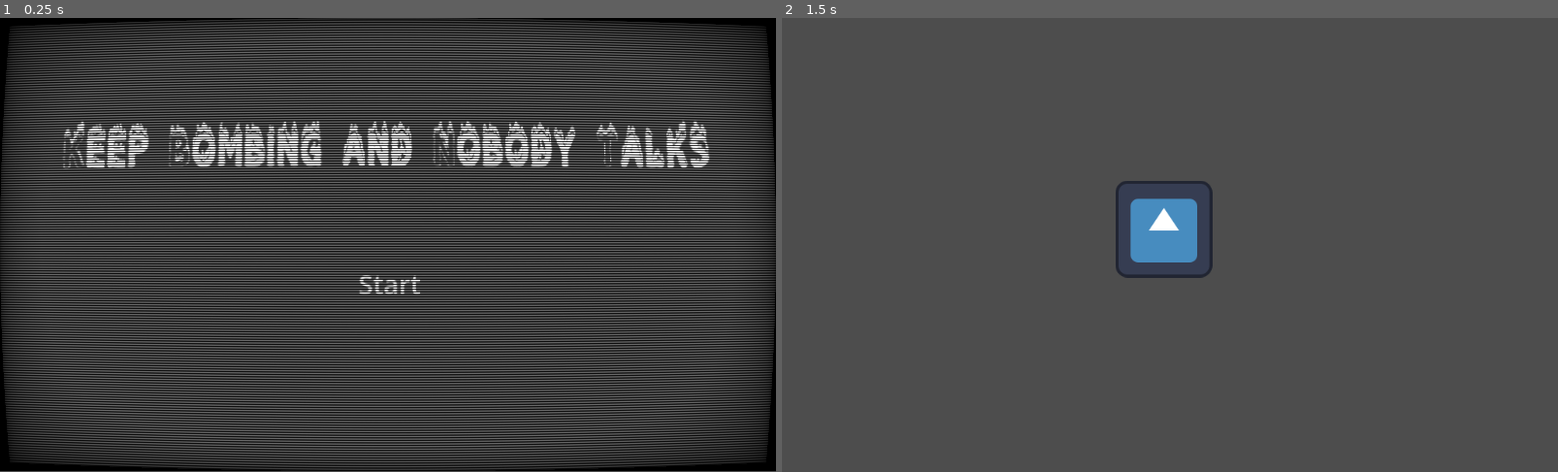
Above: before the commit, frames 1-2 (left to right).
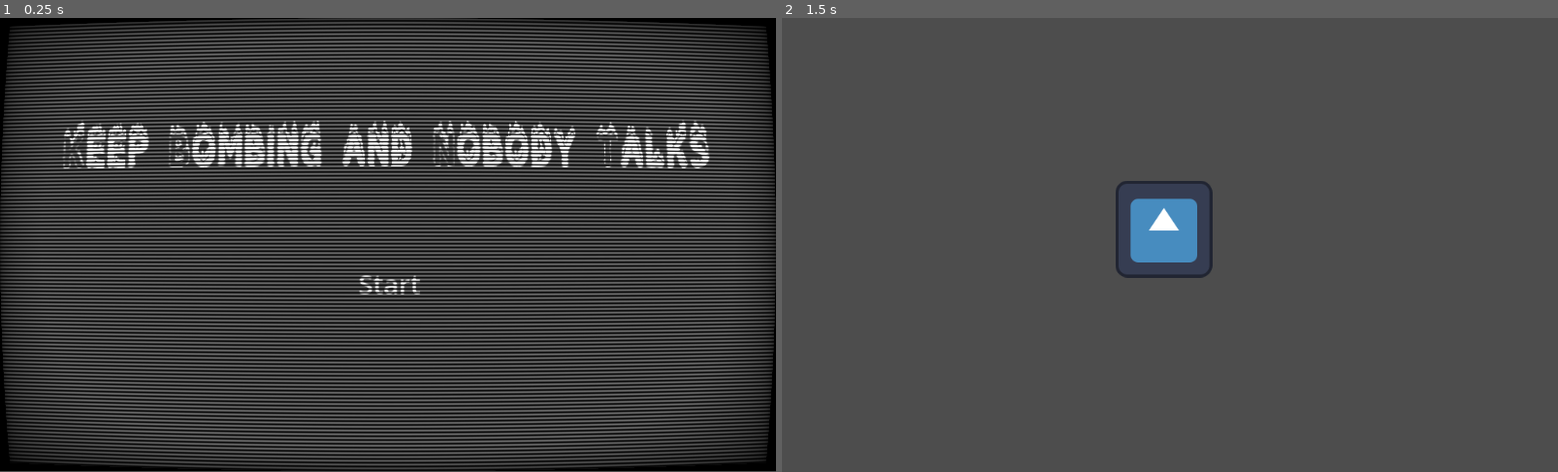
Above: after the commit, the same moments.

Repository: MarianPoirot/Gamejam-construire
Game: Godot game, scene res://Scenes/World/Opening.tscn
Two runs of this game, one before a commit and one after it. Both use one fixed random seed, a clock stepped at 60 frames per second and the inputs below. The engine's default icon, where the game draws it, is replaced by a stand-in: a white triangle on a blue panel in a dark square.
Inputs (mouse positions are in pixels of both pictures, inside the frame that each line leads up to):
- Up to frame 1 (0.25 s): no input
- Up to frame 2 (1.5 s): click "Start" at 0.5 s; tap Enter at 1.25 s; move the mouse to (1162, 226) at 1.27 s; press the mouse at (1162, 226) at 1.28 s

The runs differ from the first frame. In frame 1, 58% of the frame differs, in the area x 0-100%, y 0-100%; in frame 2, nothing differs.

Commit message:
Assets

Diff:
--- a/Shader/Material/CRT_shader_material.tres
+++ b/Shader/Material/CRT_shader_material.tres
@@ -12,10 +12,10 @@
 shader_parameter/show_vignette = true
 shader_parameter/vignette_opacity = 0.2
 shader_parameter/show_horizontal_scan_lines = true
-shader_parameter/horizontal_scan_lines_amount = 180.0
+shader_parameter/horizontal_scan_lines_amount = 120.0
 shader_parameter/horizontal_scan_lines_opacity = 1.0
 shader_parameter/show_vertical_scan_lines = false
-shader_parameter/vertical_scan_lines_amount = 240.0
+shader_parameter/vertical_scan_lines_amount = 320.0
 shader_parameter/vertical_scan_lines_opacity = 1.0
 shader_parameter/boost = 1.4
 shader_parameter/aberration_amount = 0.0
Binary file added: Assets/Sprites/Coque_arrière_haut.png
Binary file added: Assets/Sprites/Réservoir.png
